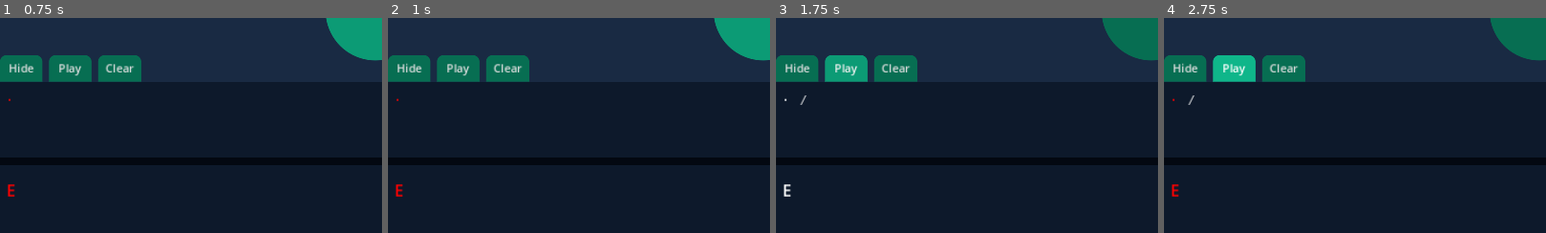
Above: before the commit, frames 1-4 (left to right).
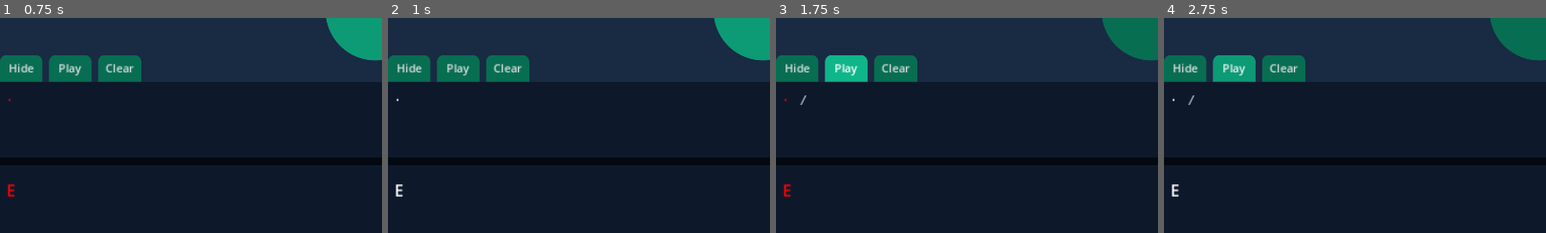
Above: after the commit, the same moments.

Repository: popcar2/MorseCodeSimulator
Game: Godot game, scene res://Scenes/main.tscn
Two runs of this game, one before a commit and one after it. Both use one fixed random seed, a clock stepped at 60 frames per second and the inputs below.
Inputs:
- Up to frame 1 (0.75 s): click "BEEP" at 0.5 s
- Up to frame 2 (1 s): no input
- Up to frame 3 (1.75 s): click "Play" at 1.25 s
- Up to frame 4 (2.75 s): click "Play" at 2 s
The pictures show only the part of the screen within x 1-51%, y 48-98%; the shares and areas given below are measured in that part.

Frame 1 is identical in both runs. In frame 2, 0.1% of the frame differs, in the area x 2-4%, y 37-84%; in frame 3, 1.2%, in the area x 2-24%, y 17-84%; in frame 4, 1.2%.

Commit message:
Fix morse timings for the entire project

Diff:
--- a/Nodes/settings_menu.tscn
+++ b/Nodes/settings_menu.tscn
@@ -49,6 +49,7 @@
 grow_vertical = 2
 
 [node name="Settings" type="Panel" parent="Settings Menu/TabContainer"]
+visible = false
 layout_mode = 2
 
 [node name="VBoxContainer" type="VBoxContainer" parent="Settings Menu/TabContainer/Settings"]
@@ -118,7 +119,6 @@
 popup/item_4/id = 4
 
 [node name="Advanced" type="Panel" parent="Settings Menu/TabContainer"]
-visible = false
 layout_mode = 2
 
 [node name="VBoxContainer" type="VBoxContainer" parent="Settings Menu/TabContainer/Advanced"]
@@ -149,30 +149,30 @@
 min_value = 0.1
 max_value = 10.0
 step = 0.01
+value = 0.25
+alignment = 1
+custom_arrow_step = 0.1
+select_all_on_focus = true
+
+[node name="Word Time Container" type="HBoxContainer" parent="Settings Menu/TabContainer/Advanced/VBoxContainer"]
+layout_mode = 2
+
+[node name="Word Time Label" type="Label" parent="Settings Menu/TabContainer/Advanced/VBoxContainer/Word Time Container"]
+layout_mode = 2
+text = "Word Gap Timer"
+
+[node name="Word Time Spinbox" type="SpinBox" parent="Settings Menu/TabContainer/Advanced/VBoxContainer/Word Time Container"]
+unique_name_in_owner = true
+layout_mode = 2
+size_flags_horizontal = 10
+min_value = 0.1
+max_value = 10.0
+step = 0.01
 value = 0.5
 alignment = 1
 custom_arrow_step = 0.1
 select_all_on_focus = true
 
-[node name="Word Time Container" type="HBoxContainer" parent="Settings Menu/TabContainer/Advanced/VBoxContainer"]
-layout_mode = 2
-
-[node name="Word Time Label" type="Label" parent="Settings Menu/TabContainer/Advanced/VBoxContainer/Word Time Container"]
-layout_mode = 2
-text = "Word Gap Timer"
-
-[node name="Word Time Spinbox" type="SpinBox" parent="Settings Menu/TabContainer/Advanced/VBoxContainer/Word Time Container"]
-unique_name_in_owner = true
-layout_mode = 2
-size_flags_horizontal = 10
-min_value = 0.1
-max_value = 10.0
-step = 0.01
-value = 1.0
-alignment = 1
-custom_arrow_step = 0.1
-select_all_on_focus = true
-
 [node name="Long Press Time Container" type="HBoxContainer" parent="Settings Menu/TabContainer/Advanced/VBoxContainer"]
 layout_mode = 2
 
@@ -246,7 +246,7 @@
 min_value = 0.01
 max_value = 10.0
 step = 0.01
-value = 0.2
+value = 0.15
 alignment = 1
 custom_arrow_step = 0.05
 select_all_on_focus = true
@@ -265,7 +265,7 @@
 min_value = 0.01
 max_value = 10.0
 step = 0.01
-value = 0.5
+value = 0.35
 alignment = 1
 custom_arrow_step = 0.05
 select_all_on_focus = true
--- a/Scripts/morse_controller.gd
+++ b/Scripts/morse_controller.gd
@@ -13,6 +13,15 @@
 
 var is_held: bool = false
 var is_playing_back: bool = false
+
+@export var test : String = '' :
+	get:
+		return test
+	set(value):
+		if value == '999':
+			test = value
+		else:
+			test = ''
 
 func _ready():
 	morse_button.connect("button_down", _on_morse_button_down)
@@ -39,8 +48,8 @@
 		return
 
 	held_timer.start(SettingsMenu.letter_time)
-	letter_timer.start(SettingsMenu.letter_time)
-	word_timer.start(SettingsMenu.word_time)
+	letter_timer.stop()
+	word_timer.stop()
 	morse_audio.play()
 	is_held = true
 	is_playing_back = false
@@ -50,6 +59,8 @@
 		morse_button.set_pressed_no_signal(false)
 		return
 
+	letter_timer.start(SettingsMenu.letter_time)
+	word_timer.start(SettingsMenu.word_time)
 	# I don't know why but the button would not be pressed using inputkeys
 	# so I turned it into a toggle button and set pressed to false when released.
 	morse_button.set_pressed_no_signal(false)
--- a/Scripts/progress_bars.gd
+++ b/Scripts/progress_bars.gd
@@ -25,6 +25,8 @@
 
 func _on_morse_button_up():
 	end_tween(long_press_progressbar, 0, Color.WHITE)
+	begin_tween(letter_progressbar, 1, Color.WHITE, SettingsMenu.letter_time, true)
+	begin_tween(word_progressbar, 2, Color.WHITE, SettingsMenu.word_time, true)
 
 func begin_tween(progressbar: ProgressBar, idx: int, color: Color, time: float, reset: bool = false):
 	if tweens[idx] and tweens[idx].is_running():
--- a/Scripts/settings_menu.gd
+++ b/Scripts/settings_menu.gd
@@ -49,45 +49,45 @@
 		%'Word Time Spinbox'.value = 3
 		%'Long Press Time Spinbox'.value = 0.15
 	elif morse_speed == 2:
-		%'Letter Time Spinbox'.value = 1
-		%'Word Time Spinbox'.value = 2
-		%'Long Press Time Spinbox'.value = 0.15
-	elif morse_speed == 3:
 		%'Letter Time Spinbox'.value = 0.5
 		%'Word Time Spinbox'.value = 1
 		%'Long Press Time Spinbox'.value = 0.15
+	elif morse_speed == 3:
+		%'Letter Time Spinbox'.value = 0.25
+		%'Word Time Spinbox'.value = 0.5
+		%'Long Press Time Spinbox'.value = 0.15
 	elif morse_speed == 4:
-		%'Letter Time Spinbox'.value = 0.3
-		%'Word Time Spinbox'.value = 0.75
-		%'Long Press Time Spinbox'.value = 0.10
+		%'Letter Time Spinbox'.value = 0.15
+		%'Word Time Spinbox'.value = 0.35
+		%'Long Press Time Spinbox'.value = 0.15
 
 func _on_morse_playback_option_item_selected(index):
 	playback_speed = index
 	if playback_speed == 0:
-		%'Playback Dit Spinbox'.value = 0.2
-		%'Playback Dah Spinbox'.value = 0.6
-		%'Playback Letter Spinbox'.value = 1
-		%'Playback Word Spinbox'.value = 2.5
+		%'Playback Dit Spinbox'.value = 0.15
+		%'Playback Dah Spinbox'.value = 0.45
+		%'Playback Letter Spinbox'.value = 0.45
+		%'Playback Word Spinbox'.value = 1.05
 	elif playback_speed == 1:
-		%'Playback Dit Spinbox'.value = 0.1
-		%'Playback Dah Spinbox'.value = 0.3
-		%'Playback Letter Spinbox'.value = 0.5
-		%'Playback Word Spinbox'.value = 1.25
+		%'Playback Dit Spinbox'.value = 0.10
+		%'Playback Dah Spinbox'.value = 0.30
+		%'Playback Letter Spinbox'.value = 0.30
+		%'Playback Word Spinbox'.value = 0.70
 	elif playback_speed == 2:
-		%'Playback Dit Spinbox'.value = 0.07
-		%'Playback Dah Spinbox'.value = 0.21
-		%'Playback Letter Spinbox'.value = 0.35
-		%'Playback Word Spinbox'.value = 1
+		%'Playback Dit Spinbox'.value = 0.08
+		%'Playback Dah Spinbox'.value = 0.24
+		%'Playback Letter Spinbox'.value = 0.24
+		%'Playback Word Spinbox'.value = 0.56
 	elif playback_speed == 3:
 		%'Playback Dit Spinbox'.value = 0.05
 		%'Playback Dah Spinbox'.value = 0.15
-		%'Playback Letter Spinbox'.value = 0.20
-		%'Playback Word Spinbox'.value = 0.5
+		%'Playback Letter Spinbox'.value = 0.15
+		%'Playback Word Spinbox'.value = 0.35
 	elif playback_speed == 4:
 		%'Playback Dit Spinbox'.value = 0.04
 		%'Playback Dah Spinbox'.value = 0.12
-		%'Playback Letter Spinbox'.value = 0.15
-		%'Playback Word Spinbox'.value = 0.30
+		%'Playback Letter Spinbox'.value = 0.12
+		%'Playback Word Spinbox'.value = 0.28
 
 func _on_letter_time_spinbox_value_changed(value):
 	letter_time = value
Not shown, changed: SFX/tone.wav.import
